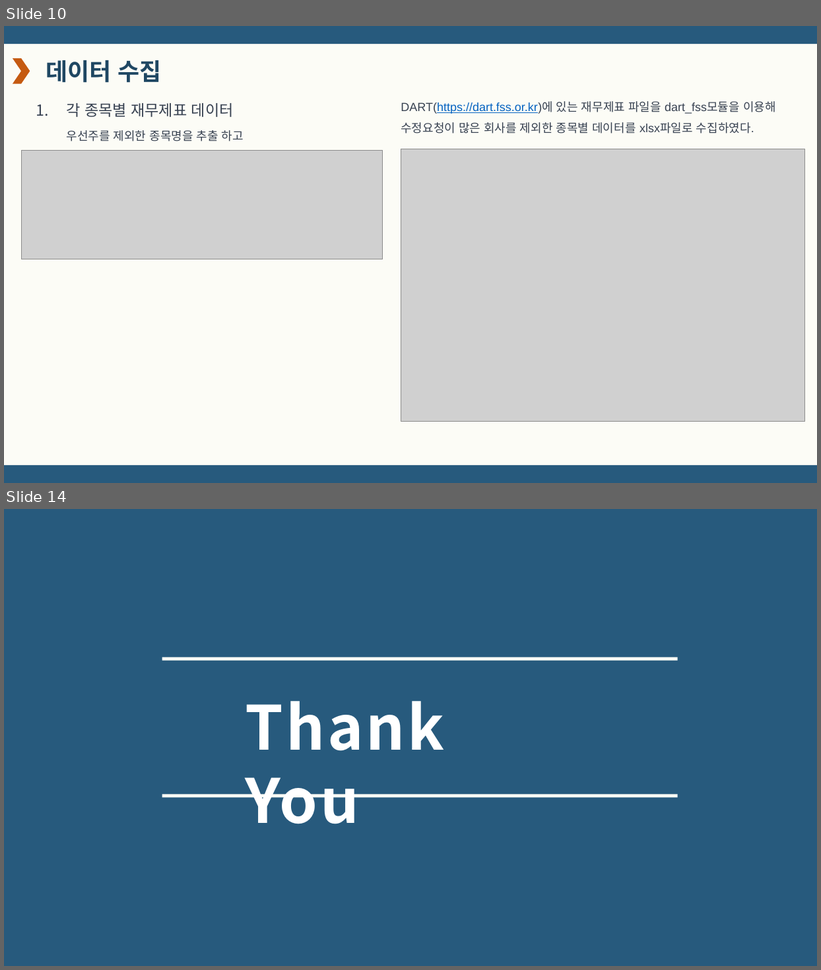
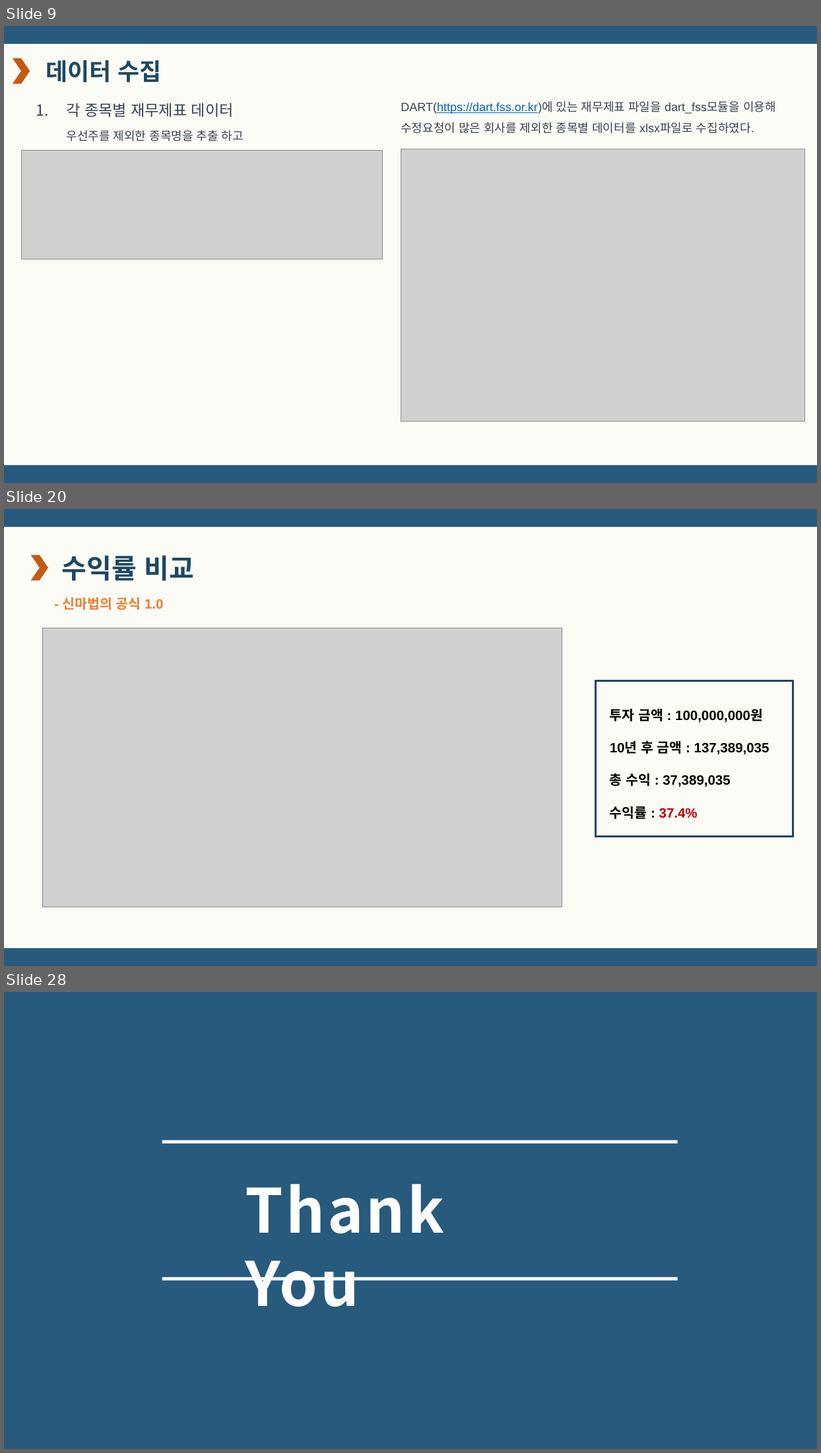
Before and after one commit to doyeon0139/Study, a slide deck: A_project/A조 마법의 공식 뾰로롱.pptx. Shown one above the other, each under a label of ours: slides 10 and 14 before the commit, slides 9, 20 and 28 after it; the slides between them are not shown. The pictures are 821x970 and 821x1453 pixels, drawn with LibreOffice and Linux fonts; fonts in the diff are those of the drawing; grey boxes stand for pictures. Boxes give left, top, right and bottom in pixels: in the first picture for what was removed or moved away, otherwise in the second. Text is boxed around its words. In the diff, an @@ line names an element or a change of style, - is before the commit and + after.

```diff
--- a/A_project/A조 마법의 공식 뾰로롱.pptx
+++ b/A_project/A조 마법의 공식 뾰로롱.pptx
@@ slide 20 added at bbox=[4, 509, 817, 966], background #FCFCF6 @@
@@ rectangle added at bbox=[4, 509, 817, 527], fill #275A7D @@
@@ chevron added at bbox=[31, 555, 48, 580], fill #C55A11 @@
@@ text added at bbox=[62, 555, 194, 581], 32 pt, text #1F4763, bold @@
+수익률 비교
@@ text added at bbox=[63, 597, 163, 610], 16 pt, text #ED7D31, bold @@
+- 신마법의 공식 1.0
@@ picture added at bbox=[42, 628, 563, 908] @@
@@ rectangle added at bbox=[596, 681, 793, 836], outline #1F4763 2.25 pt @@
@@ text added at bbox=[610, 708, 770, 819], 16 pt, text #000000, bold @@
+투자 금액 : 100,000,000원
+10년 후 금액 : 137,389,035
+총 수익 : 37,389,035
+수익률 : 37.4%
@@ rectangle added at bbox=[4, 949, 817, 966], fill #275A7D @@
@@ what was slide 10 is now slide 9 @@
@@ what was slide 14 is now slide 28 @@
```
Also in this commit, not shown: 7 slides changed, 16 other slides added, 3 slides removed, 6 other files.
